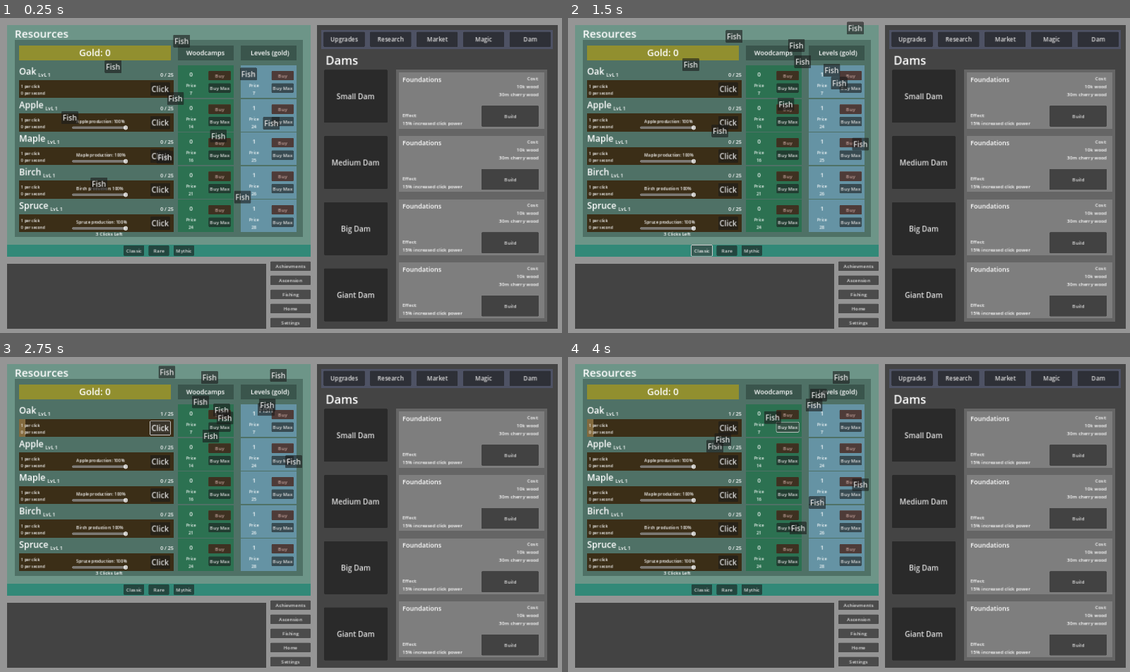
Above: before the commit, frames 1-4 (two rows, left to right).
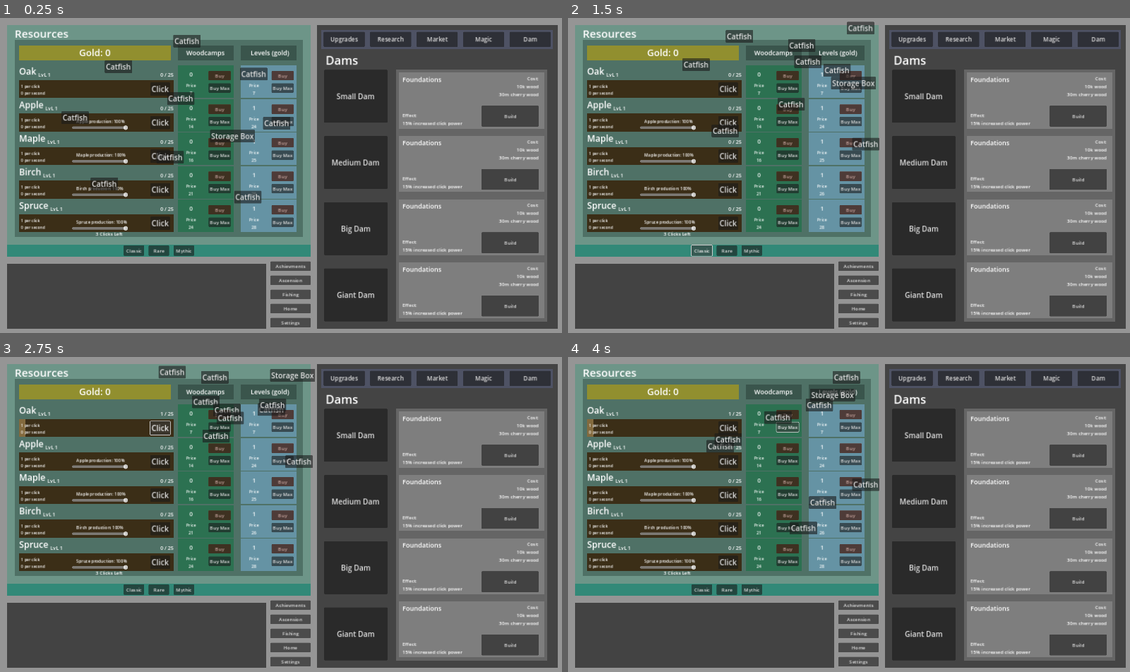
Above: after the commit, the same moments.

Repository: mdbernhards/BeaverIncremental
Game: Godot game, scene res://Scenes/game.tscn
Same seed, same stepped clock (60 frames per second), same inputs: the game is played once before the commit and once after it.
Inputs:
- Up to frame 1 (0.25 s): no input
- Up to frame 2 (1.5 s): click "Classic" at 0.5 s; click "Classic" at 1.25 s
- Up to frame 3 (2.75 s): click "Click" at 2 s
- Up to frame 4 (4 s): click "Buy" at 2.75 s; click "Buy Max" at 3.5 s

The runs differ from the first frame. In frame 1, 1.1% of the frame differs, in the area x 11-52%, y 5-59%; in frame 2, 1.1%; in frame 3, 1.0%; in frame 4, 1.0%.

Commit message:
Added a class and a dictionary to build fish objects

Diff:
--- a/Scenes/GameMainScreenScenes/FishingScenes/FishButton.gd
+++ b/Scenes/GameMainScreenScenes/FishingScenes/FishButton.gd
@@ -7,6 +7,16 @@
 
 var VerticalSpeed = 1
 var HorizontalSpeed = 1
+
+var Fish
+
+@export var FishType: Fishing.FishEnum = Fishing.FishEnum.Boot :
+	set(value):
+		Fish = Fishing.Fish[value] as Fishing.FishObject
+		ChangeFishName()
+
+func ChangeFishName():
+	text = Fish.Name
 
 func _ready() -> void:
 	pass
--- a/Scenes/GameMainScreenScenes/FishingScenes/fish_button.tscn
+++ b/Scenes/GameMainScreenScenes/FishingScenes/fish_button.tscn
@@ -8,8 +8,8 @@
 offset_right = 734.0
 offset_bottom = 459.0
 theme_override_font_sizes/font_size = 25
-text = "Fish"
 script = ExtResource("1_ipjx1")
+FishType = 3
 
 [node name="ChangeDirectionTimer" type="Timer" parent="."]
 wait_time = 2.0
--- a/Scenes/GameMainScreenScenes/FishingScenes/fishing_game.tscn
+++ b/Scenes/GameMainScreenScenes/FishingScenes/fishing_game.tscn
@@ -11,6 +11,7 @@
 [node name="FishingGameLogicNode" type="Node" parent="."]
 
 [node name="FishButton" parent="FishingGameLogicNode" instance=ExtResource("2_p5n1t")]
+FishType = 13
 
 [node name="FishButton2" parent="FishingGameLogicNode" instance=ExtResource("2_p5n1t")]
 offset_left = 320.0
--- a/singletons/constantData/Fishing.gd
+++ b/singletons/constantData/Fishing.gd
@@ -4,4 +4,124 @@
 
 var Spots
 
-var Fish
+class FishObject:
+	var Type
+	var Name
+	var Speed
+	var Size
+	var Angle
+	var LifeTime
+	var BounceSpeed
+
+	func _init(type, name, speed, size, angle, lifeTime, bounceSpeed) -> void:
+		Type = type
+		Name = name
+		Speed = speed
+		Size = size
+		Angle = angle
+		LifeTime = lifeTime
+		BounceSpeed = bounceSpeed
+
+var Fish = { # type, name, speed, size, angle, lifeTime
+	FishEnum.Boot : FishObject.new(FishEnum.Boot,"Boot", 0.5, 3, 0.6, 10, 10),
+	FishEnum.Seaweed : FishObject.new(FishEnum.Seaweed,"Seaweed", 0.4, 2.4, 0.8, 9, 9),
+	FishEnum.ColaBottle : FishObject.new(FishEnum.ColaBottle,"Cola Bottle", 0.7, 2, 0.6, 8, 8),
+	FishEnum.Catfish : FishObject.new(FishEnum.Catfish,"Catfish", 1.5, 1.7, 1.1, 5, 5),
+	FishEnum.GoldPotI : FishObject.new(FishEnum.GoldPotI,"Gold Pot I", 1, 3, 0.6, 9, 9),
+	FishEnum.GoldPotII : FishObject.new(FishEnum.GoldPotII,"Gold Pot II", 2, 2, 1.2, 5, 5),
+	FishEnum.GoldPotIII : FishObject.new(FishEnum.GoldPotIII,"Gold Pot III", 3, 1, 2.4, 2, 2),
+	FishEnum.GoldFish : FishObject.new(FishEnum.GoldFish,"Gold Fish", 0.4, 3, 0.6, 7, 2),
+	FishEnum.MagicPotI : FishObject.new(FishEnum.MagicPotI,"Magic Pot I", 0.4, 3, 0.6, 7, 2),
+	FishEnum.MagicPotII : FishObject.new(FishEnum.MagicPotII,"Magic Pot II", 0.4, 3, 0.6, 3, 2),
+	FishEnum.MagicPotIII : FishObject.new(FishEnum.MagicPotIII,"Magic Pot III", 0.4, 3, 0.6, 1, 2),
+	FishEnum.MagicFish : FishObject.new(FishEnum.MagicFish,"Magic Fish", 0.4, 3, 0.6, 0.6, 2),
+	FishEnum.SpeedFish : FishObject.new(FishEnum.SpeedFish,"Speed Fish", 0.4, 3, 0.6, 0.8, 2),
+	FishEnum.StorageBox : FishObject.new(FishEnum.StorageBox,"Storage Box", 0.4, 3, 0.6, 5, 5),
+	FishEnum.ResearchFish : FishObject.new(FishEnum.ResearchFish,"Research Fish", 0.4, 3, 0.6, 5, 5),
+	FishEnum.WoodFish : FishObject.new(FishEnum.WoodFish,"Wood Fish", 0.4, 3, 0.6, 5, 5),
+	FishEnum.DamFish : FishObject.new(FishEnum.DamFish,"Dam Fish", 0.4, 3, 0.6, 5, 5),
+	FishEnum.LuckyFish : FishObject.new(FishEnum.LuckyFish,"Lucky Fish", 0.4, 3, 0.6, 5, 5),
+	FishEnum.CrateFish : FishObject.new(FishEnum.CrateFish,"Crate Fish", 0.4, 3, 0.6, 5, 5),
+	FishEnum.BotFish : FishObject.new(FishEnum.BotFish,"Bot Fish", 0.4, 3, 0.6, 5, 5),
+	FishEnum.IceFish : FishObject.new(FishEnum.IceFish,"Ice Fish", 0.4, 3, 0.6, 5, 5),
+	FishEnum.BaitFish : FishObject.new(FishEnum.BaitFish,"Bait Fish", 0.4, 3, 0.6, 5, 5),
+	FishEnum.ElectricEal : FishObject.new(FishEnum.ElectricEal,"Electric Eal", 0.4, 3, 0.6, 5, 5),
+	FishEnum.ElectricJellyfish : FishObject.new(FishEnum.ElectricJellyfish,"Electric Jellyfish", 0.4, 3, 0.6, 5, 5),
+	FishEnum.ElectricSponge : FishObject.new(FishEnum.ElectricSponge,"Electric Sponge", 0.4, 3, 0.6, 5, 5),
+	FishEnum.ConstructionShark : FishObject.new(FishEnum.ConstructionShark,"Construction Shark", 0.4, 3, 0.6, 5, 5),
+	FishEnum.SalmonLumberJack : FishObject.new(FishEnum.SalmonLumberJack,"Salmon Lumber Jack", 0.4, 3, 0.6, 5, 5),
+	FishEnum.AscentionFish : FishObject.new(FishEnum.AscentionFish,"Ascention Fish", 0.4, 3, 0.6, 5, 5),
+	FishEnum.DescentionFish : FishObject.new(FishEnum.DescentionFish,"Descention Fish", 0.4, 3, 0.6, 5, 5),
+	FishEnum.BigFish : FishObject.new(FishEnum.BigFish,"Big Fish", 0.4, 3, 0.6, 5, 5),
+	FishEnum.Clownfish : FishObject.new(FishEnum.Clownfish,"Clownfish", 0.4, 3, 0.6, 5, 5),
+	FishEnum.Stick : FishObject.new(FishEnum.Stick,"Stick", 0.4, 3, 0.6, 5, 5),
+	FishEnum.OakCrate : FishObject.new(FishEnum.OakCrate,"Oak Crate", 0.4, 3, 0.6, 5, 5),
+	FishEnum.AppleCrate : FishObject.new(FishEnum.AppleCrate,"Apple Crate", 0.4, 3, 0.6, 5, 5),
+	FishEnum.MapleCrate : FishObject.new(FishEnum.MapleCrate,"Maple Crate", 0.4, 3, 0.6, 5, 5),
+	FishEnum.BirchCrate : FishObject.new(FishEnum.BirchCrate,"Birch Crate", 0.4, 3, 0.6, 5, 5),
+	FishEnum.SpruceCrate : FishObject.new(FishEnum.SpruceCrate,"Spruce Crate", 0.4, 3, 0.6, 5, 5),
+	FishEnum.ChestnutCrate : FishObject.new(FishEnum.ChestnutCrate,"Chestnut Crate", 0.4, 3, 0.6, 5, 5),
+	FishEnum.CherryCrate : FishObject.new(FishEnum.CherryCrate,"Cherry Crate", 0.4, 3, 0.6, 5, 5),
+	FishEnum.AshCrate : FishObject.new(FishEnum.AshCrate,"Ash Crate", 0.4, 3, 0.6, 5, 5),
+	FishEnum.CedarCrate : FishObject.new(FishEnum.CedarCrate,"Cedar Crate", 0.4, 3, 0.6, 5, 5),
+	FishEnum.MahoganyCrate : FishObject.new(FishEnum.MahoganyCrate,"Mahogany Crate", 0.4, 3, 0.6, 5, 5),
+	FishEnum.EbonyCrate : FishObject.new(FishEnum.EbonyCrate,"Ebony Crate", 0.4, 3, 0.6, 5, 5),
+	FishEnum.DogwoodCrate : FishObject.new(FishEnum.DogwoodCrate,"Dogwood Crate", 0.4, 3, 0.6, 5, 5),
+	FishEnum.RosewoodCrate : FishObject.new(FishEnum.RosewoodCrate,"Rosewood Crate", 0.4, 3, 0.6, 5, 5),
+	FishEnum.GhostGumCrate : FishObject.new(FishEnum.GhostGumCrate,"Ghost Gum Crate", 0.4, 3, 0.6, 5, 5),
+	FishEnum.DragonwoodCrate : FishObject.new(FishEnum.DragonwoodCrate,"Dragonwood Crate", 0.4, 3, 0.6, 5, 5),
+	FishEnum.BlueWhale : FishObject.new(FishEnum.BlueWhale,"Blue Whale", 0.4, 3, 0.6, 5, 5),
+	FishEnum.MultiplyingFish : FishObject.new(FishEnum.MultiplyingFish,"Multiplying Fish", 0.4, 3, 0.6, 5, 5),
+}
+
+enum FishEnum {
+	Boot,
+	Seaweed,
+	ColaBottle,
+	Catfish,
+	GoldPotI,
+	GoldPotII,
+	GoldPotIII,
+	GoldFish,
+	MagicPotI,
+	MagicPotII,
+	MagicPotIII,
+	MagicFish,
+	SpeedFish,
+	StorageBox,
+	ResearchFish,
+	WoodFish,
+	DamFish,
+	LuckyFish,
+	CrateFish,
+	BotFish,
+	IceFish,
+	BaitFish,
+	ElectricEal,
+	ElectricJellyfish,
+	ElectricSponge,
+	ConstructionShark,
+	SalmonLumberJack,
+	AscentionFish,
+	DescentionFish,
+	BigFish,
+	Clownfish,
+	Stick,
+	OakCrate,
+	AppleCrate,
+	MapleCrate,
+	BirchCrate,
+	SpruceCrate,
+	ChestnutCrate,
+	CherryCrate,
+	AshCrate,
+	CedarCrate,
+	MahoganyCrate,
+	EbonyCrate,
+	DogwoodCrate,
+	RosewoodCrate,
+	GhostGumCrate,
+	DragonwoodCrate,
+	BlueWhale,
+	MultiplyingFish,
+}
Not shown, changed: Beavers incremental mega sheet.xlsx
